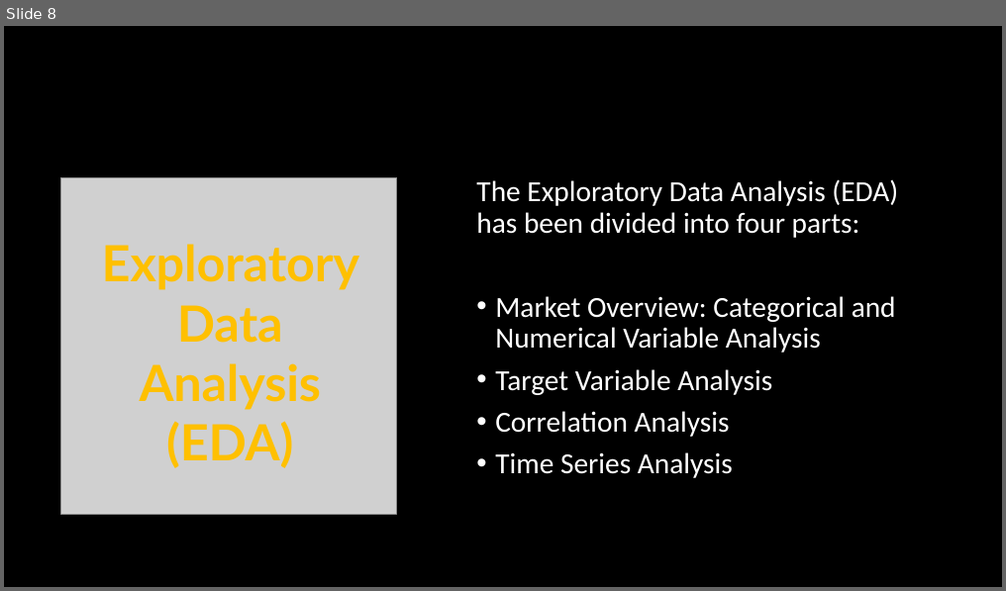
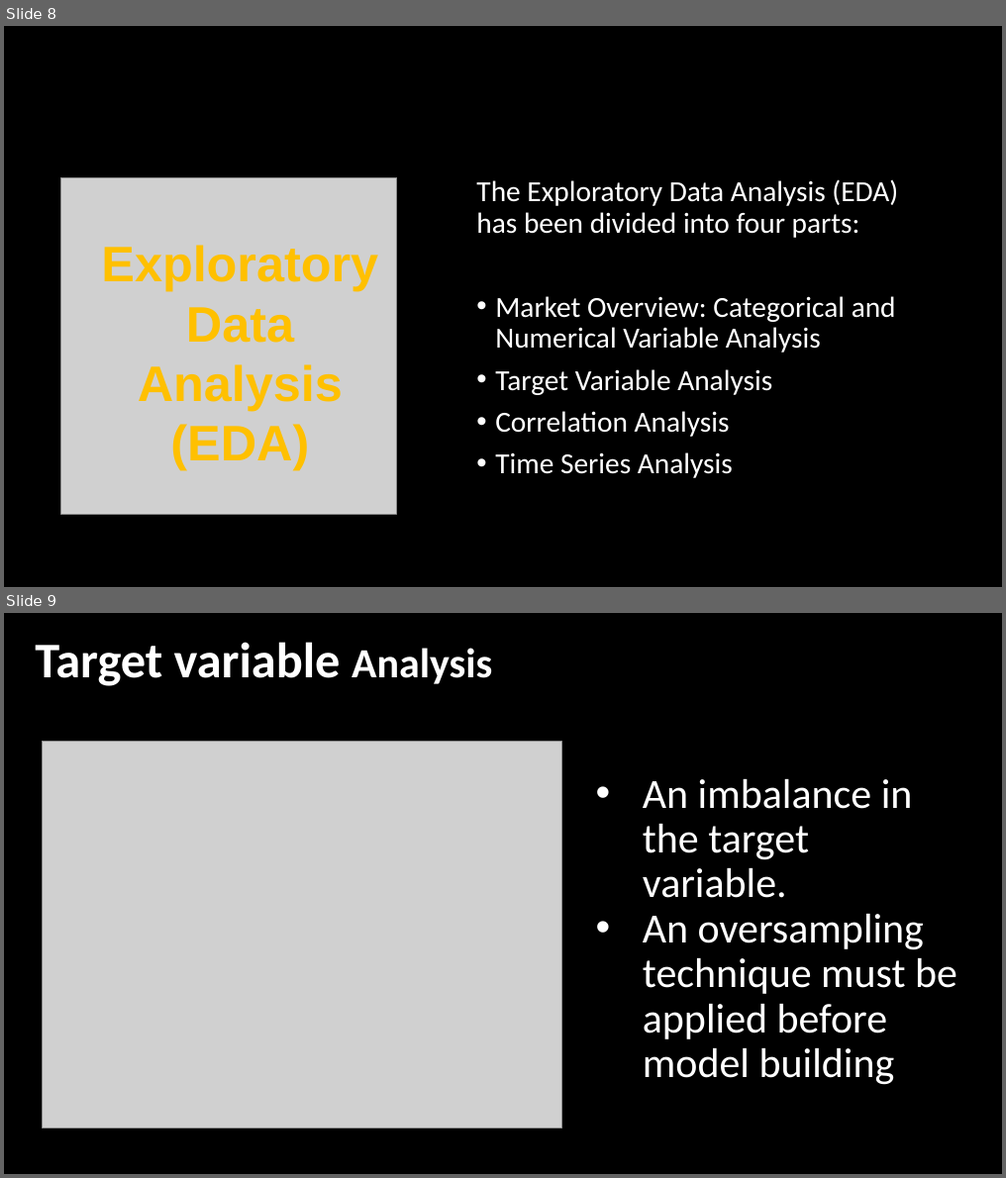
Before and after one commit to taimoorRazi/Bank-Marketing-Project, a slide deck: Week 11/Bank Marketing Campaign Presentation.pptx. Shown one above the other, each under a label of ours: slide 8 before the commit, slides 8 and 9 after it. The pictures are 1006x591 and 1006x1178 pixels, drawn with LibreOffice and Linux fonts; fonts in the diff are those of the drawing; grey boxes stand for pictures. Boxes give left, top, right and bottom in pixels: in the first picture for what was removed or moved away, otherwise in the second. Text is boxed around its words. In the diff, an @@ line names an element or a change of style, - is before the commit and + after.

```diff
--- a/Week 11/Bank Marketing Campaign Presentation.pptx
+++ b/Week 11/Bank Marketing Campaign Presentation.pptx
@@ slide 9 added at box(4, 613, 1002, 1174), background #000000 @@
@@ title added at box(35, 642, 492, 686), 48 pt, text #FFFFFF, bold @@
+Target variable Analysis
@@ picture added at box(42, 741, 561, 1128) @@
@@ text added at box(643, 779, 957, 1085), 40 pt, text #FFFFFF @@
+• An imbalance in the target variable.
+• An oversampling technique must be applied before model building
@@ slide 8 changed as well @@
@@ text "Exploratory Data Analysis (EDA)" at box(101, 245, 378, 471): font Lato to Arial, letter spacing -0.1 to 0 pt @@
```
Also in this commit, not shown: 18 other slides changed, 10 other slides added, 2 slides removed.
